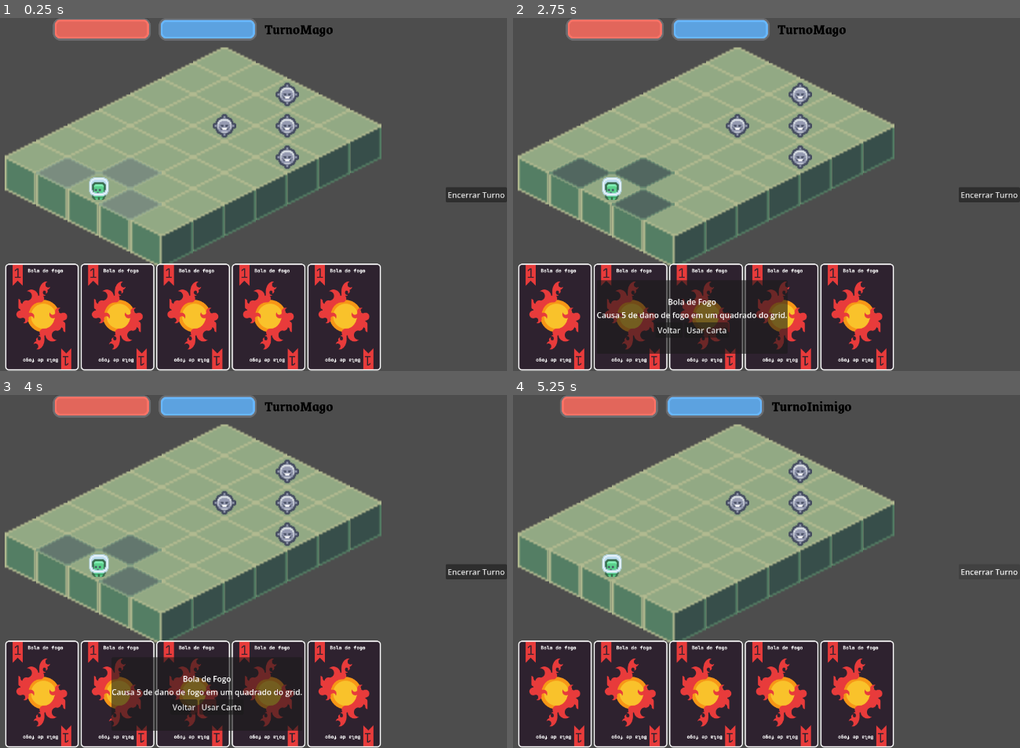
Above: before the commit, frames 1-4 (two rows, left to right).
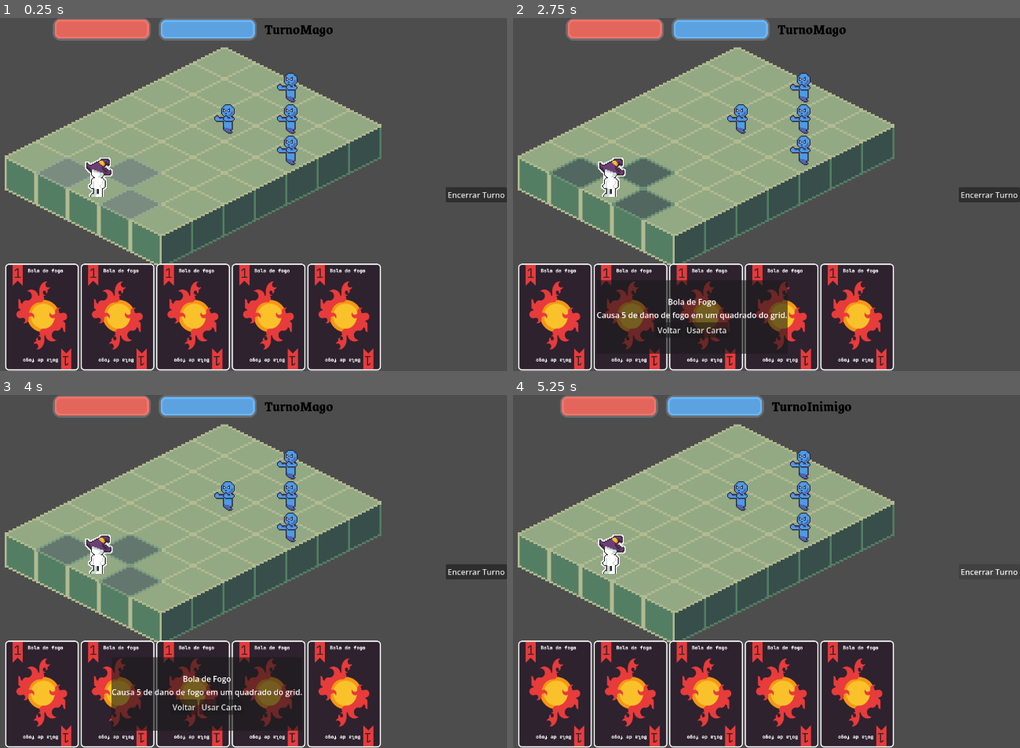
Above: after the commit, the same moments.

Repository: Magistratus-Studio/Grimmoria
Game: Godot game, scene res://Cenas/Combate.tscn
The game is run twice, just before and just after one commit, with the same random seed, the same clock (stepped at 60 frames per second) and the same inputs. This scene is started directly instead of the project's main scene.
Inputs (mouse positions are in pixels of both pictures, inside the frame that each line leads up to):
- Up to frame 1 (0.25 s): no input
- Up to frame 2 (2.75 s): click (553, 318) at 0.5 s; click (629, 318) at 1.27 s; click (705, 318) at 2.02 s
- Up to frame 3 (4 s): click (268, 695) at 2.77 s; click (344, 695) at 3.52 s
- Up to frame 4 (5.25 s): click "Voltar" at 4.25 s; click "Encerrar Turno" at 5 s

The runs differ from the first frame. In frame 1, 2.4% of the frame differs, in the area x 0-76%, y 8-71%; in frame 2, 2.5%; in frame 3, 2.4%; in frame 4, 2.4%.

Commit message:
feat: trocando imagens tileset, jogador e inimigo

Diff:
--- a/grimmoria/Assets/tilesCombate.tres
+++ b/grimmoria/Assets/tilesCombate.tres
@@ -1,35 +1,59 @@
 [gd_resource type="TileSet" format=3 uid="uid://dt7etp7fj1nt0"]
 
-[ext_resource type="Texture2D" uid="uid://cudbfp7nwbe8u" path="res://Sprites/combate/Tileset.png" id="1_jl0i0"]
+[ext_resource type="Texture2D" uid="uid://cnat08u67qvw2" path="res://Sprites/combate/Tileset128.png" id="1_i20hh"]
 
-[sub_resource type="TileSetAtlasSource" id="TileSetAtlasSource_mmdec"]
-texture = ExtResource("1_jl0i0")
-texture_region_size = Vector2i(32, 32)
+[sub_resource type="TileSetAtlasSource" id="TileSetAtlasSource_jl0i0"]
+texture = ExtResource("1_i20hh")
+texture_region_size = Vector2i(128, 128)
 0:0/0 = 0
-0:0/0/texture_origin = Vector2i(0, 8)
+0:0/0/texture_origin = Vector2i(0, 32)
+2:0/0 = 0
+2:0/0/texture_origin = Vector2i(0, -32)
+3:0/0 = 0
+3:0/0/texture_origin = Vector2i(0, -32)
 0:1/0 = 0
-0:1/0/texture_origin = Vector2i(0, -8)
+0:1/0/texture_origin = Vector2i(0, -32)
+1:1/0 = 0
+1:1/0/texture_origin = Vector2i(0, 4)
+2:1/0 = 0
+2:1/0/texture_origin = Vector2i(0, -32)
+3:1/0 = 0
+3:1/0/texture_origin = Vector2i(0, -32)
 0:2/0 = 0
-0:2/0/texture_origin = Vector2i(0, -8)
-1:1/0 = 0
-1:1/0/texture_origin = Vector2i(0, 1)
+0:2/0/texture_origin = Vector2i(0, -32)
 1:2/0 = 0
-1:2/0/texture_origin = Vector2i(0, -8)
-2:0/0 = 0
-2:0/0/texture_origin = Vector2i(0, -8)
-2:1/0 = 0
-2:1/0/texture_origin = Vector2i(0, -8)
+1:2/0/texture_origin = Vector2i(0, -32)
 2:2/0 = 0
-2:2/0/texture_origin = Vector2i(0, -8)
+2:2/0/texture_origin = Vector2i(0, -32)
 3:2/0 = 0
-3:2/0/texture_origin = Vector2i(0, -8)
-3:1/0 = 0
-3:1/0/texture_origin = Vector2i(0, -8)
-3:0/0 = 0
-3:0/0/texture_origin = Vector2i(0, -8)
+3:2/0/texture_origin = Vector2i(0, -32)
+0:3/0 = 0
+0:3/0/texture_origin = Vector2i(0, -32)
+1:3/0 = 0
+1:3/0/texture_origin = Vector2i(0, 32)
+2:3/0 = 0
+2:3/0/texture_origin = Vector2i(0, -32)
+3:3/0 = 0
+3:3/0/texture_origin = Vector2i(0, -32)
+0:4/0 = 0
+0:4/0/texture_origin = Vector2i(0, -32)
+1:4/0 = 0
+1:4/0/texture_origin = Vector2i(0, 4)
+2:4/0 = 0
+2:4/0/texture_origin = Vector2i(0, -32)
+3:4/0 = 0
+3:4/0/texture_origin = Vector2i(0, -32)
+0:5/0 = 0
+0:5/0/texture_origin = Vector2i(0, -32)
+1:5/0 = 0
+1:5/0/texture_origin = Vector2i(0, -32)
+2:5/0 = 0
+2:5/0/texture_origin = Vector2i(0, -32)
+3:5/0 = 0
+3:5/0/texture_origin = Vector2i(0, -32)
 
 [resource]
 tile_shape = 1
 tile_layout = 5
-tile_size = Vector2i(32, 16)
-sources/0 = SubResource("TileSetAtlasSource_mmdec")
+tile_size = Vector2i(128, 64)
+sources/0 = SubResource("TileSetAtlasSource_jl0i0")
--- a/grimmoria/Cenas/Combate.tscn
+++ b/grimmoria/Cenas/Combate.tscn
@@ -2,12 +2,13 @@
 
 [ext_resource type="TileSet" uid="uid://dt7etp7fj1nt0" path="res://Assets/tilesCombate.tres" id="1_nyvbu"]
 [ext_resource type="Script" uid="uid://dh2lm161qctcj" path="res://Scripts/Combate/combate.gd" id="1_wug3p"]
-[ext_resource type="Texture2D" uid="uid://du3i4lu4eeaai" path="res://Sprites/leitura/tilemap-characters.png" id="2_803ca"]
 [ext_resource type="Resource" uid="uid://b0p7o771bkjlb" path="res://Assets/Cartas/bolaDeFogo.tres" id="2_wug3p"]
 [ext_resource type="Script" uid="uid://cx1ci7xxcbhbq" path="res://Scripts/Combate/entidadeController.gd" id="4_bal3l"]
+[ext_resource type="Texture2D" uid="uid://bm0fow5x7mjjw" path="res://Sprites/combate/Jogador.png" id="4_w8p0a"]
 [ext_resource type="Script" uid="uid://cpny1x1o178x5" path="res://Scripts/Combate/StatusController.gd" id="5_siuw5"]
 [ext_resource type="Texture2D" uid="uid://ug7ljhogi6fv" path="res://Sprites/spritesheet-double.png" id="5_t8vnd"]
 [ext_resource type="Script" uid="uid://b1xgt1v4tkeu8" path="res://Scripts/Combate/jogadorController.gd" id="6_smc8k"]
+[ext_resource type="Texture2D" uid="uid://b7ch0cx422ifj" path="res://Sprites/combate/Enemy - 001_Ghost.png" id="7_eoejp"]
 [ext_resource type="Script" uid="uid://c737xlwb28v8a" path="res://Assets/MaquinaEstados/MaquinaEstados.gd" id="7_skvce"]
 [ext_resource type="Material" uid="uid://b32enl082xn8" path="res://Assets/shaderDestaqueMovimento.tres" id="7_t4v4m"]
 [ext_resource type="Script" uid="uid://c14qu1tereafo" path="res://Cenas/inimigosController.gd" id="7_w8p0a"]
@@ -17,12 +18,12 @@
 [ext_resource type="LabelSettings" uid="uid://cmd057lsx5dsu" path="res://Assets/TextosBotoes.tres" id="15_c7etf"]
 
 [sub_resource type="AtlasTexture" id="AtlasTexture_t8vnd"]
-atlas = ExtResource("2_803ca")
-region = Rect2(2, 1, 20, 23)
+atlas = ExtResource("4_w8p0a")
+region = Rect2(144, 32, 112, 160)
 
 [sub_resource type="AtlasTexture" id="AtlasTexture_skvce"]
-atlas = ExtResource("2_803ca")
-region = Rect2(200, 0, 24, 24)
+atlas = ExtResource("7_eoejp")
+region = Rect2(400, 4, 84, 120)
 
 [sub_resource type="AtlasTexture" id="AtlasTexture_siuw5"]
 atlas = ExtResource("5_t8vnd")
@@ -40,7 +41,6 @@
 script = ExtResource("1_wug3p")
 
 [node name="TileMapLayer" type="TileMapLayer" parent="." unique_id=178409547]
-scale = Vector2(4, 4)
 tile_map_data = PackedByteArray("AAD+/wAAAAAAAAEAAAD//wAAAAAAAAEAAAAAAAAAAAAAAAEAAAD9/wAAAAAAAAEAAAABAAAAAAAAAAEAAAD9/w …(480 unchanged characters)…
 tile_set = ExtResource("1_nyvbu")
 occlusion_enabled = false
@@ -50,32 +50,41 @@
 script = ExtResource("4_bal3l")
 
 [node name="Jogador" type="Sprite2D" parent="TileMapLayer/Entidades" unique_id=854776950]
+position = Vector2(0, 23)
 scale = Vector2(0.5, 0.5)
 texture = SubResource("AtlasTexture_t8vnd")
+offset = Vector2(0, -46)
 script = ExtResource("6_smc8k")
 
 [node name="Inimigos" type="Node2D" parent="TileMapLayer/Entidades" unique_id=1614998221]
 script = ExtResource("7_w8p0a")
 
 [node name="Inimigo" type="Sprite2D" parent="TileMapLayer/Entidades/Inimigos" unique_id=1150931232]
-scale = Vector2(0.5, 0.5)
-texture = SubResource("AtlasTexture_skvce")
+position = Vector2(0, 14)
+scale = Vector2(0.5, 0.5)
+texture = SubResource("AtlasTexture_skvce")
+offset = Vector2(0, -28)
 
 [node name="Inimigo2" type="Sprite2D" parent="TileMapLayer/Entidades/Inimigos" unique_id=1688834973]
-scale = Vector2(0.5, 0.5)
-texture = SubResource("AtlasTexture_skvce")
+position = Vector2(0, 14)
+scale = Vector2(0.5, 0.5)
+texture = SubResource("AtlasTexture_skvce")
+offset = Vector2(0, -28)
 
 [node name="Inimigo3" type="Sprite2D" parent="TileMapLayer/Entidades/Inimigos" unique_id=609582130]
-scale = Vector2(0.5, 0.5)
-texture = SubResource("AtlasTexture_skvce")
+position = Vector2(0, 14)
+scale = Vector2(0.5, 0.5)
+texture = SubResource("AtlasTexture_skvce")
+offset = Vector2(0, -28)
 
 [node name="Inimigo4" type="Sprite2D" parent="TileMapLayer/Entidades/Inimigos" unique_id=737964685]
-scale = Vector2(0.5, 0.5)
-texture = SubResource("AtlasTexture_skvce")
+position = Vector2(0, 14)
+scale = Vector2(0.5, 0.5)
+texture = SubResource("AtlasTexture_skvce")
+offset = Vector2(0, -28)
 
 [node name="DestaqueLayer" type="TileMapLayer" parent="." unique_id=289071416]
 material = ExtResource("7_t4v4m")
-scale = Vector2(4, 4)
 tile_set = ExtResource("1_nyvbu")
 occlusion_enabled = false
 
--- a/grimmoria/Sprites/combate/Group 101.svg
+++ /dev/null
@@ -1,5 +0,0 @@
-<svg width="111" height="324" viewBox="0 0 111 324" fill="none" xmlns="http://www.w3.org/2000/svg">
-<path d="M110.9 32L55.45 0L0 32L55.45 64L110.9 32Z" fill="white"/>
-<path d="M55.45 194L110.9 162L55.45 130L0 162L55.45 194Z" fill="#E7DFC2"/>
-<path d="M110.9 292L55.45 260L0 292L55.45 324L110.9 292Z" fill="white"/>
-</svg>
--- a/grimmoria/Sprites/combate/camadaDestaque.svg
+++ /dev/null
@@ -1,3 +0,0 @@
-<svg width="111" height="64" viewBox="0 0 111 64" fill="none" xmlns="http://www.w3.org/2000/svg">
-<path d="M55.45 64L110.9 32L55.45 0L0 32L55.45 64Z" fill="white"/>
-</svg>
Binary file added: grimmoria/Sprites/combate/Enemy - 001_Ghost.png
Not shown, changed: grimmoria/Sprites/combate/Enemy - 001_Ghost.png.import
Binary file added: grimmoria/Sprites/combate/Jogador.png
Not shown, changed: grimmoria/Sprites/combate/Jogador.png.import
Binary file removed: grimmoria/Sprites/combate/Tileset.png
Not shown, removed: grimmoria/Sprites/combate/Tileset.png.import
Binary file added: grimmoria/Sprites/combate/Tileset128.png
Not shown, changed: grimmoria/Sprites/combate/Tileset128.png.import
Not shown, removed: grimmoria/Sprites/combate/vector_complete.svg
